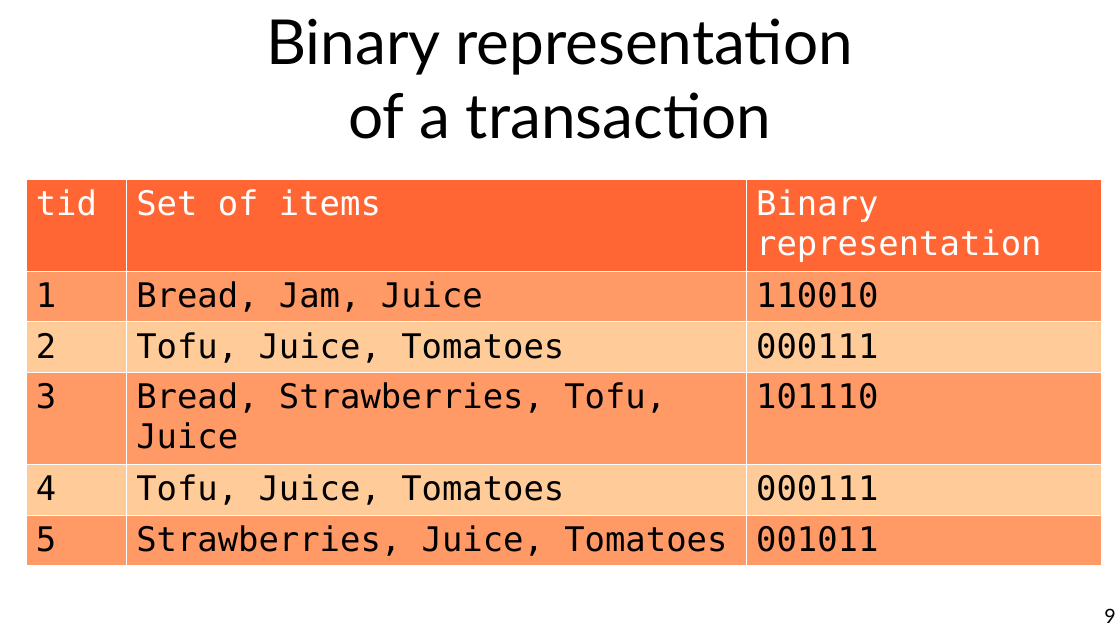
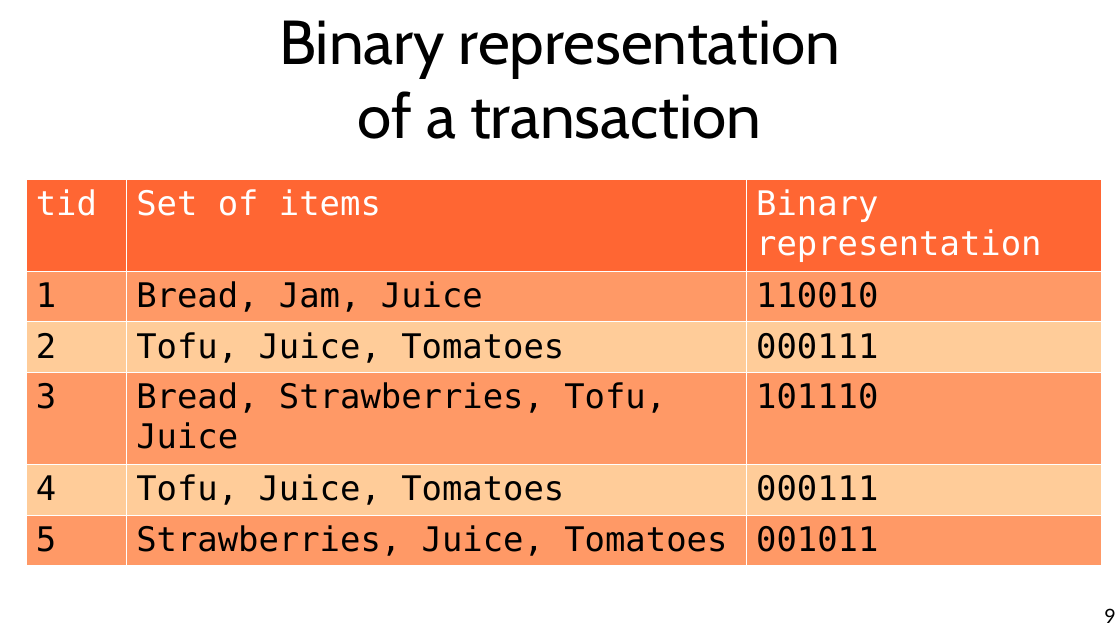
Before and after one commit to chatox/data-mining-course, a slide deck: slide 9 of theory/odp/tt11_itemsets.odp. Drawn at 1120x630 pixels with LibreOffice and Linux fonts; fonts in the diff are those of the drawing. Boxes give left, top, right and bottom in pixels: in the first picture for what was removed or moved away, otherwise in the second. Text is boxed around its words. In the diff, an @@ line names an element or a change of style, - is before the commit and + after.

```diff
--- a/theory/odp/tt11_itemsets.odp
+++ b/theory/odp/tt11_itemsets.odp
@@ title "Binary representation of a transaction" at (x1=279, y1=20, x2=840, y2=139): font Lato to Cabin @@
```
Also in this commit, not shown: 24 other slides changed, 48 other files.
